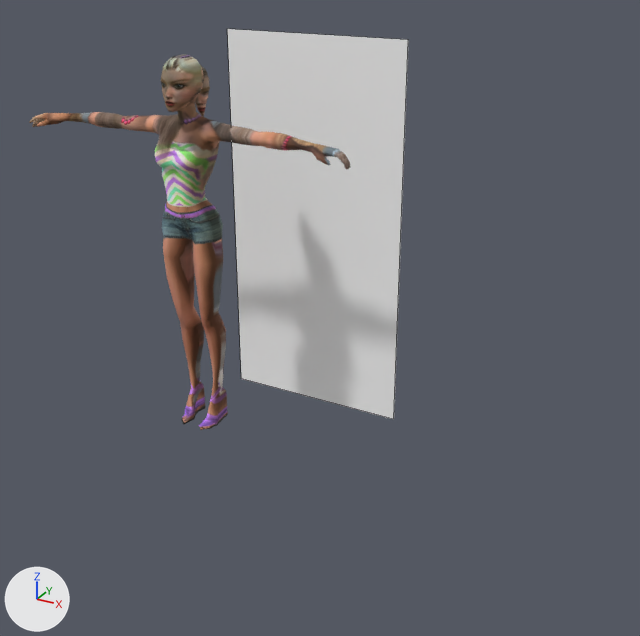
Two versions of the FBX model Data/DemoTest/doll/doll.fbx, one commit apart.
Camera for both pictures: a 50 mm camera at (0.28, -0.369, 0.265) aimed at (0.054, 0.043, 0.059). Arrows for +X, +Y and +Z are at lower left; the lights stay in place. Mesh edges are drawn as thin lines on the coarser meshes. Where no turn or scale is listed for an object, it has been applied to the vertices.

Objects in the first picture: 'doll', 'pPlane1'.
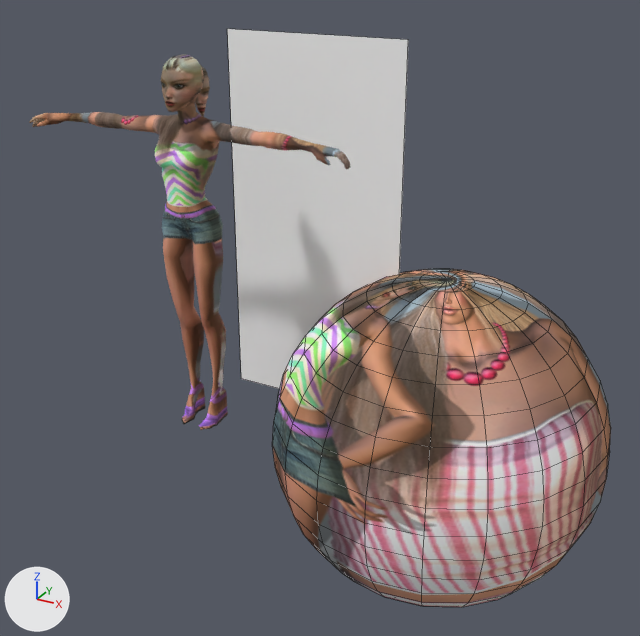
Changed parts and their boxes (x1, y1, x2, y2) in the pictures (640 x 636 px):
'pSphere1', added (beige): after (272, 269, 611, 607)

The change, as a diff of the scene's bpy script:
```diff
--- a/Data/DemoTest/doll/doll.fbx.py
+++ b/Data/DemoTest/doll/doll.fbx.py
@@ me_psphere1 @@
+me_psphere1.from_pydata(...)  # a UV sphere (20 segments, 20 rings, poles along z) spanning x -0.095..0.095, y -0.095..0.095, z -0.095..0.095
+me_psphere1.materials.append(mat_doll_01)  # picture img_doll_01_d_tga
@@ ob_psphere1 @@
+ob_psphere1 = bpy.data.objects.new('pSphere1', me_psphere1)
+ob_psphere1.location = (0.1278, 0.0479, 0.0)
```
